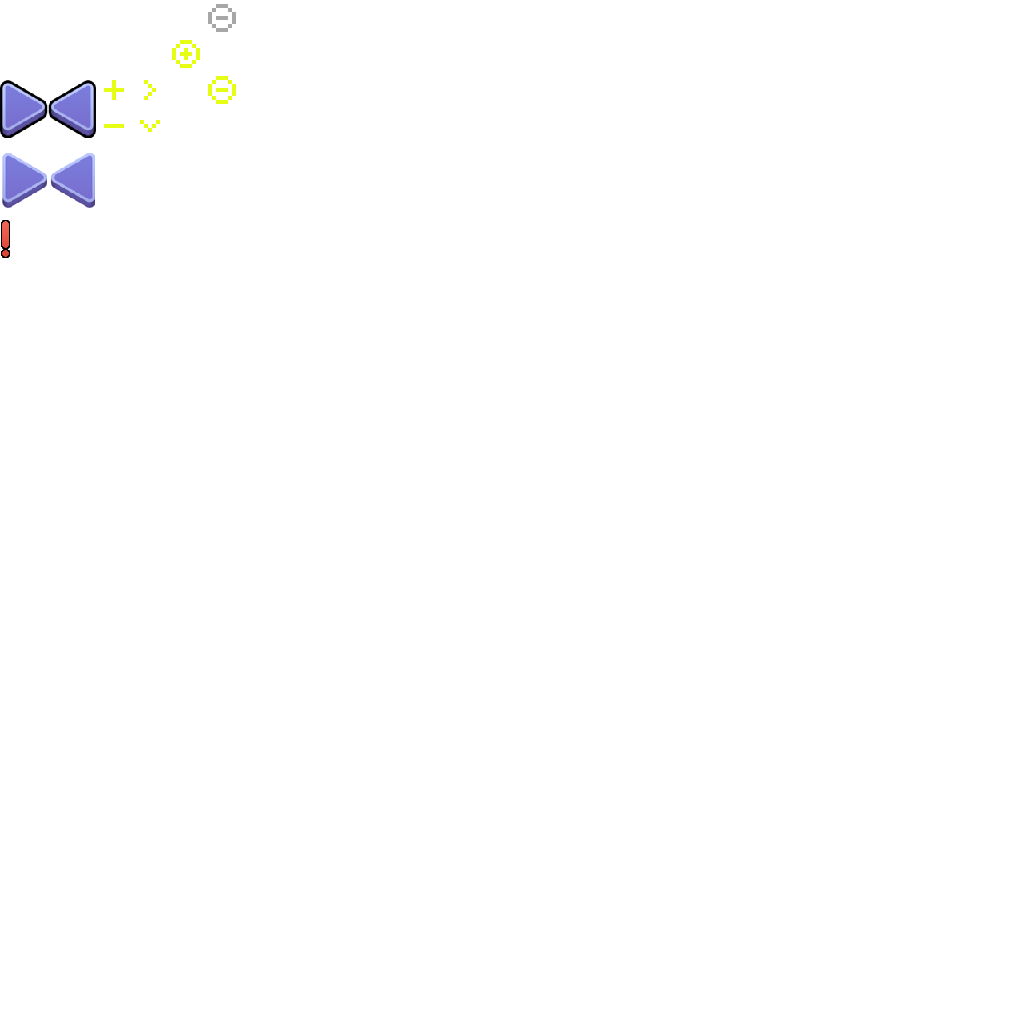
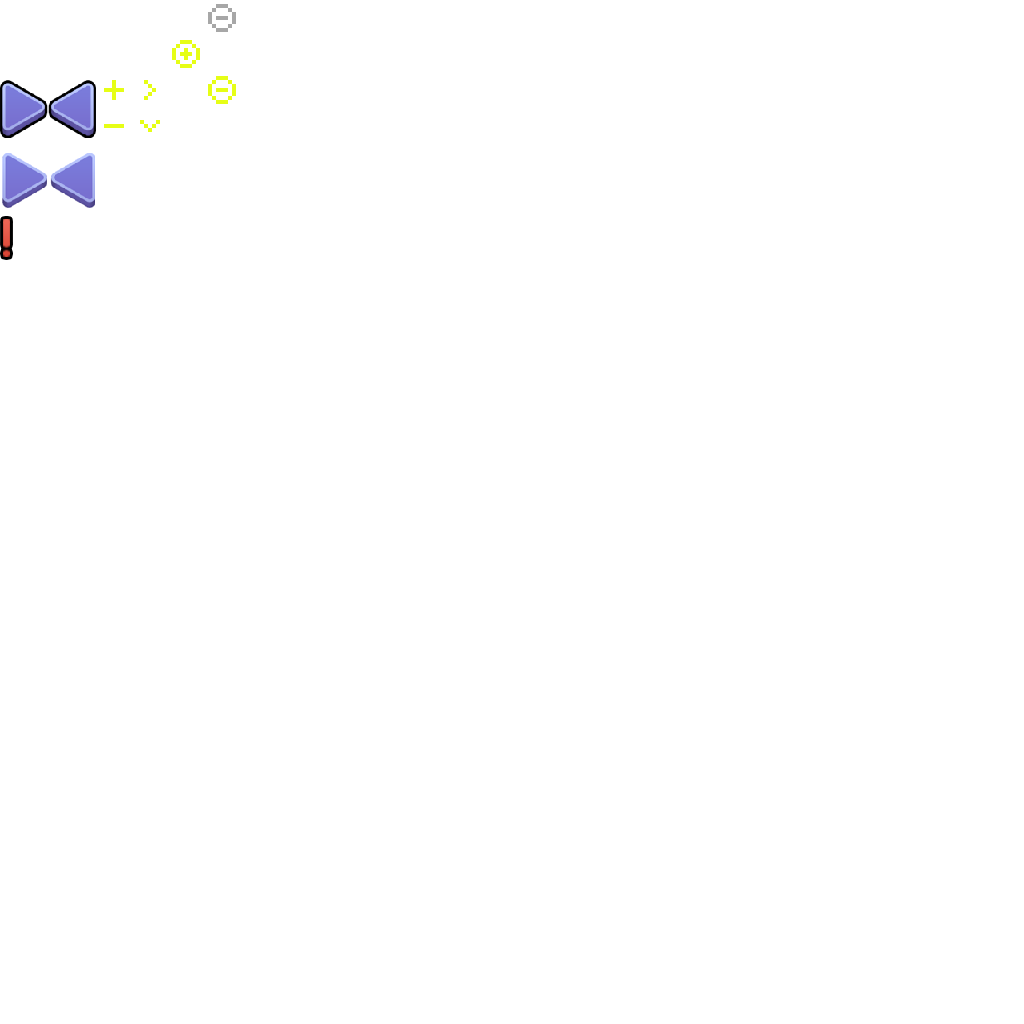
The second 1024 × 1024 image is a revision of the first. Changes to its layers:
added layer "渐变填充 2" above "original" over [3, 219, 10, 257]
hid "error_highlighted" over [0, 220, 10, 258]
